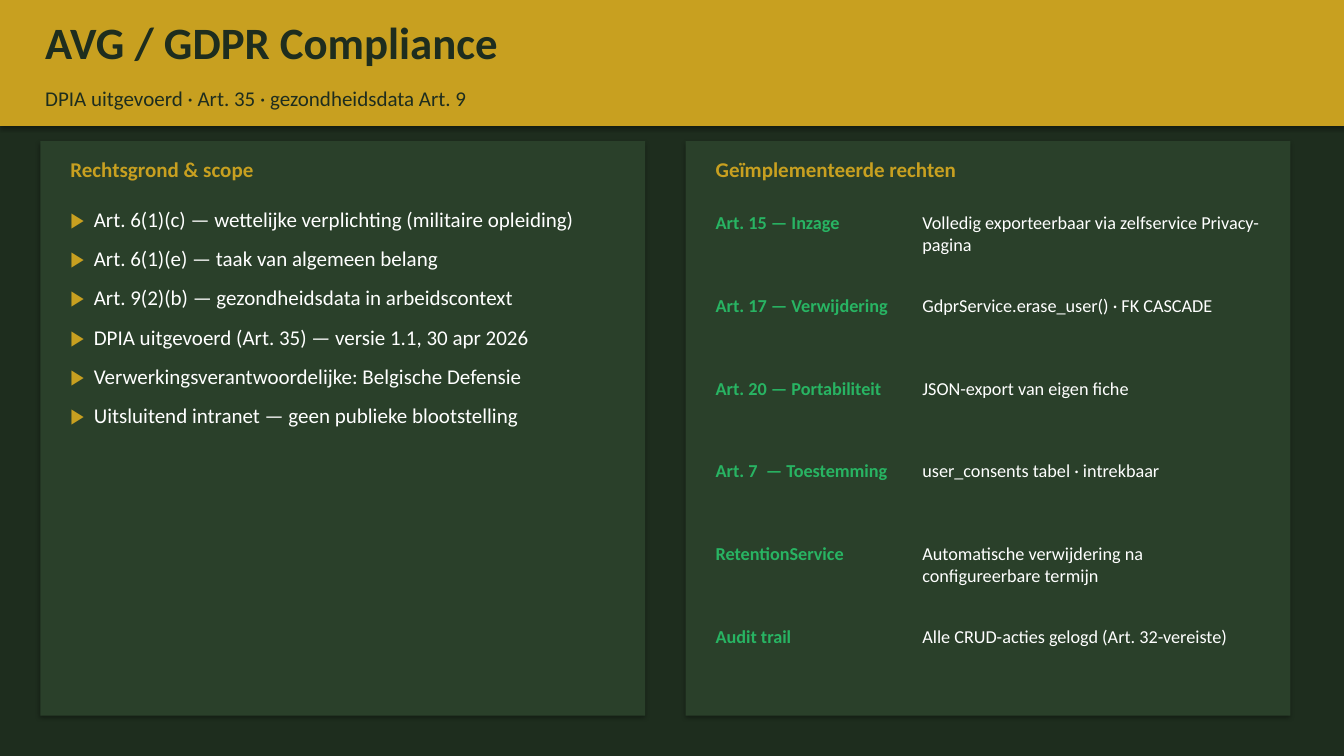
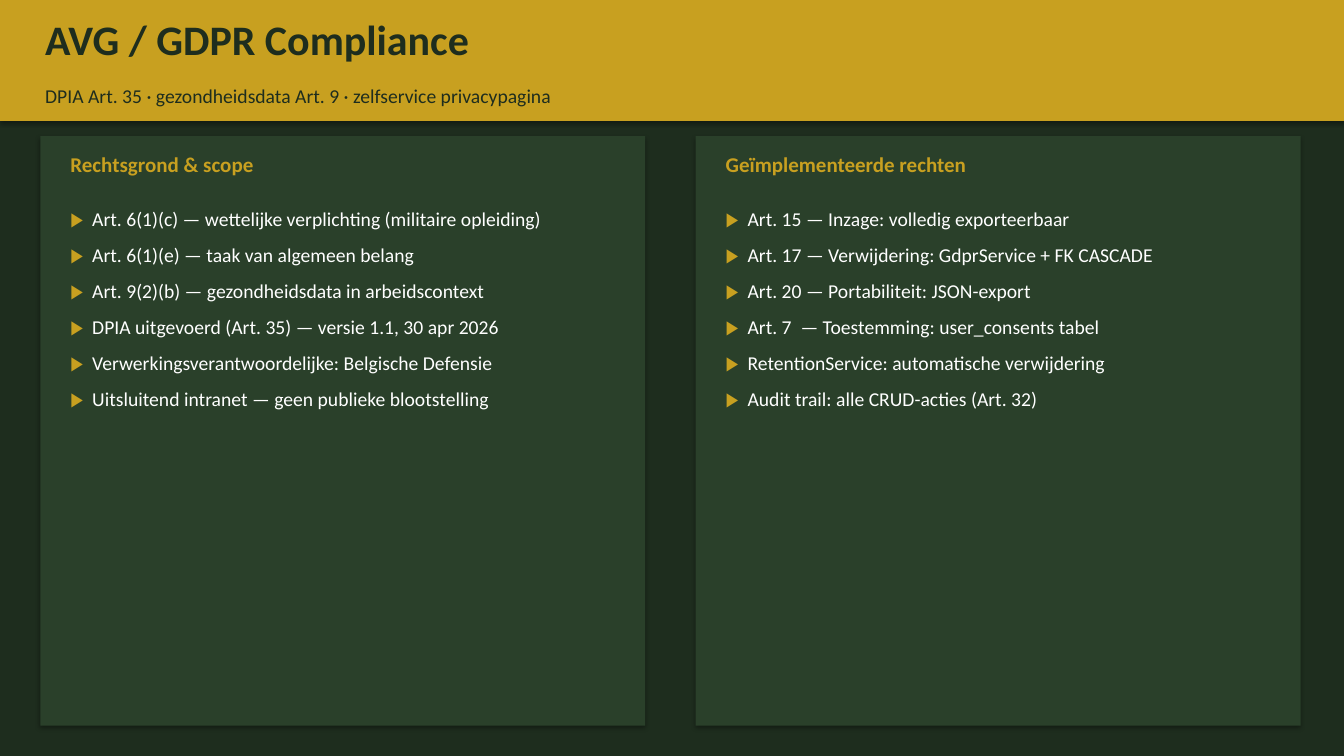
Before and after one commit to BenoitGoethals/WarriorFit, a slide deck: slide 14 of documentation/WarriorFit_Presentatie_10min_NL.pptx (slide 11 before the commit). Drawn at 1344x756 pixels with LibreOffice and Linux fonts; fonts in the diff are those of the drawing. Boxes give left, top, right and bottom in pixels: in the first picture for what was removed or moved away, otherwise in the second. Text is boxed around its words. In the diff, an @@ line names an element or a change of style, - is before the commit and + after.

Commit message:
Update 10-minute deck script: slides expanded to 17, refinements & helpers added
- Added 2 new slides and refined existing slide scripts.
- Expanded slide helpers: new functions for KPI rows, bullets, and better image handling.
- Consolidated palette and layout settings for cleaner code.
- Updated slide titles, flow, and content to reflect enhanced architecture and compliance emphasis.

```diff
--- a/documentation/WarriorFit_Presentatie_10min_NL.pptx
+++ b/documentation/WarriorFit_Presentatie_10min_NL.pptx
@@ rectangle: place and size @@
-rectangle at bbox=[0, 0, 1344, 126]
+rectangle at bbox=[0, 0, 1344, 121]
@@ text "AVG / GDPR Compliance" at bbox=[45, 25, 469, 62]: size 32 to 30 pt @@
@@ text at bbox=[45, 89, 551, 107]: text changed; size 15 to 14 pt @@
-DPIA uitgevoerd · Art. 35 · gezondheidsdata Art. 9
+DPIA Art. 35 · gezondheidsdata Art. 9 · zelfservice privacypagina
@@ rectangle: place and size @@
-rectangle at bbox=[40, 141, 645, 716]
+rectangle at bbox=[40, 136, 645, 726]
@@ text "Rechtsgrond & scope": place and size @@
-text "Rechtsgrond & scope" at bbox=[70, 162, 253, 181]
+text "Rechtsgrond & scope" at bbox=[70, 157, 253, 176]
@@ rectangle: place and size @@
-rectangle at bbox=[686, 141, 1291, 716]
+rectangle at bbox=[696, 136, 1301, 726]
@@ text "Geïmplementeerde rechten": place and size @@
-text "Geïmplementeerde rechten" at bbox=[716, 162, 956, 181]
+text "Geïmplementeerde rechten" at bbox=[726, 157, 966, 176]
@@ text "▶ Art. 6(1)(c) — wettelijke ..." at bbox=[92, 212, 541, 410]: size 15 to 14 pt; less space between paragraphs @@
@@ text removed at bbox=[716, 217, 839, 232] @@
-Art. 15 — Inzage
@@ text added at bbox=[748, 212, 1152, 409], 14 pt, text #FFFFFF @@
+▶ Art. 15 — Inzage: volledig exporteerbaar
+▶ Art. 17 — Verwijdering: GdprService + FK CASCADE
+▶ Art. 20 — Portabiliteit: JSON-export
+▶ Art. 7 — Toestemming: user_consents tabel
+▶ RetentionService: automatische verwijdering
+▶ Audit trail: alle CRUD-acties (Art. 32)
@@ text removed at bbox=[922, 216, 1259, 254] @@
-Volledig exporteerbaar via zelfservice Privacy-pagina
@@ text removed at bbox=[716, 299, 887, 315] @@
-Art. 17 — Verwijdering
@@ text removed at bbox=[922, 299, 1212, 315] @@
-GdprService.erase_user() · FK CASCADE
@@ text removed at bbox=[716, 382, 881, 395] @@
-Art. 20 — Portabiliteit
@@ text removed at bbox=[922, 382, 1129, 398] @@
-JSON-export van eigen fiche
@@ text removed at bbox=[716, 464, 887, 480] @@
-Art. 7 — Toestemming
@@ text removed at bbox=[922, 464, 1159, 480] @@
-user_consents tabel · intrekbaar
@@ text removed at bbox=[716, 547, 844, 560] @@
-RetentionService
@@ text removed at bbox=[922, 547, 1143, 585] @@
-Automatische verwijdering na configureerbare termijn
@@ text removed at bbox=[716, 630, 791, 643] @@
-Audit trail
@@ text removed at bbox=[922, 630, 1227, 646] @@
-Alle CRUD-acties gelogd (Art. 32-vereiste)
```
Also in this commit, not shown: 12 other slides changed, 4 slides added, 2 slides removed, 1 other file.
